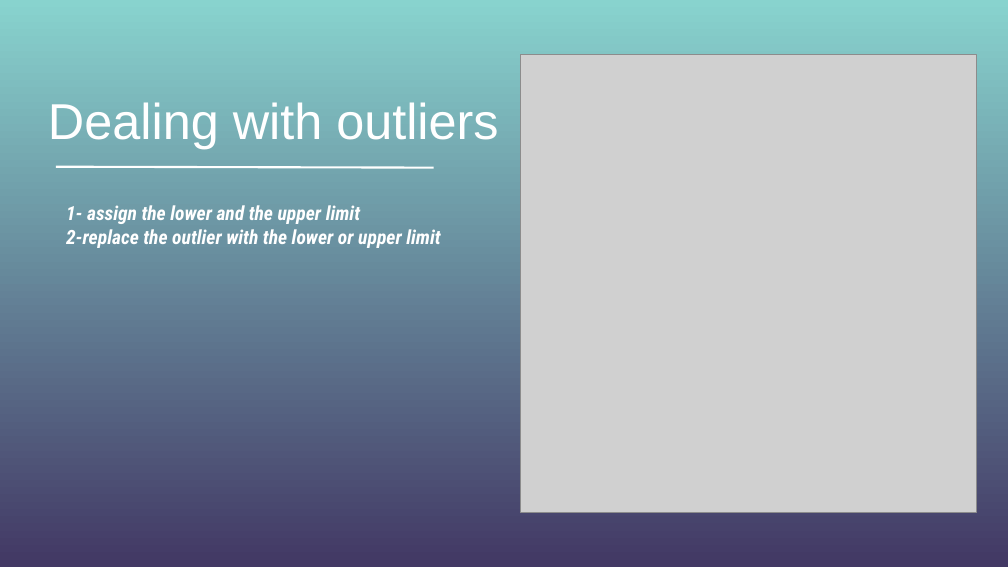
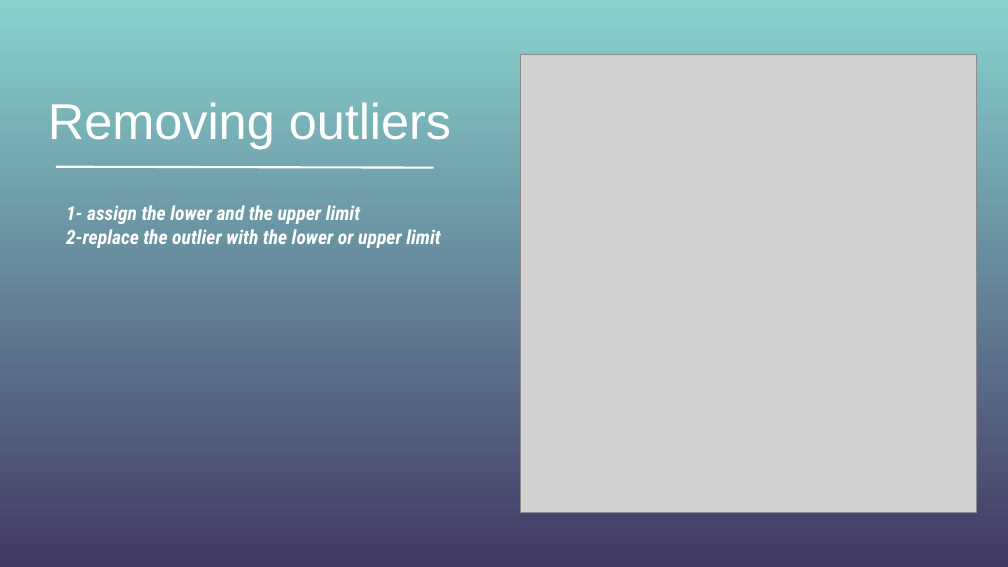
Before and after one commit to Amrmohamed090/Diabetes-Detection-treeClassifier, a slide deck: slide 27 of team 25.pptx. Drawn at 1008x567 pixels with LibreOffice and Linux fonts; fonts in the diff are those of the drawing; grey boxes stand for pictures. Boxes give left, top, right and bottom in pixels: in the first picture for what was removed or moved away, otherwise in the second. Text is boxed around its words. In the diff, an @@ line names an element or a change of style, - is before the commit and + after.

```diff
--- a/team 25.pptx
+++ b/team 25.pptx
@@ title at box(48, 102, 451, 149): text changed @@
-Dealing with outliers
+Removing outliers
```
Also in this commit, not shown: 2 other slides changed, 1 slide added.
